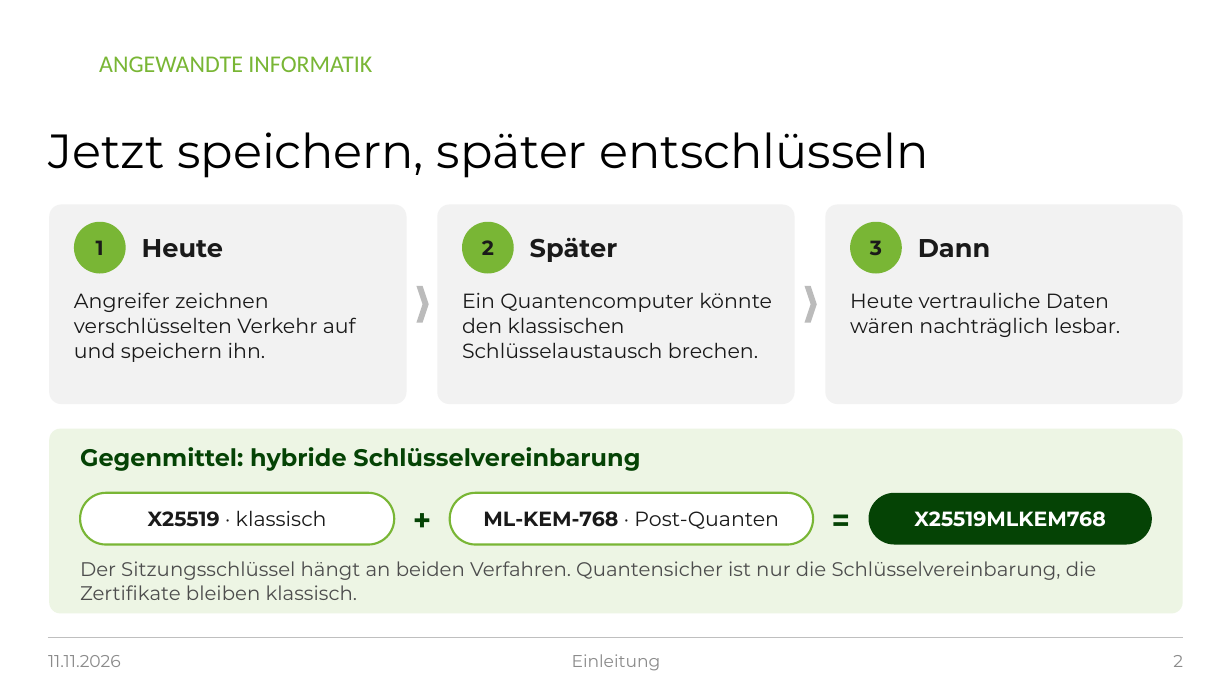
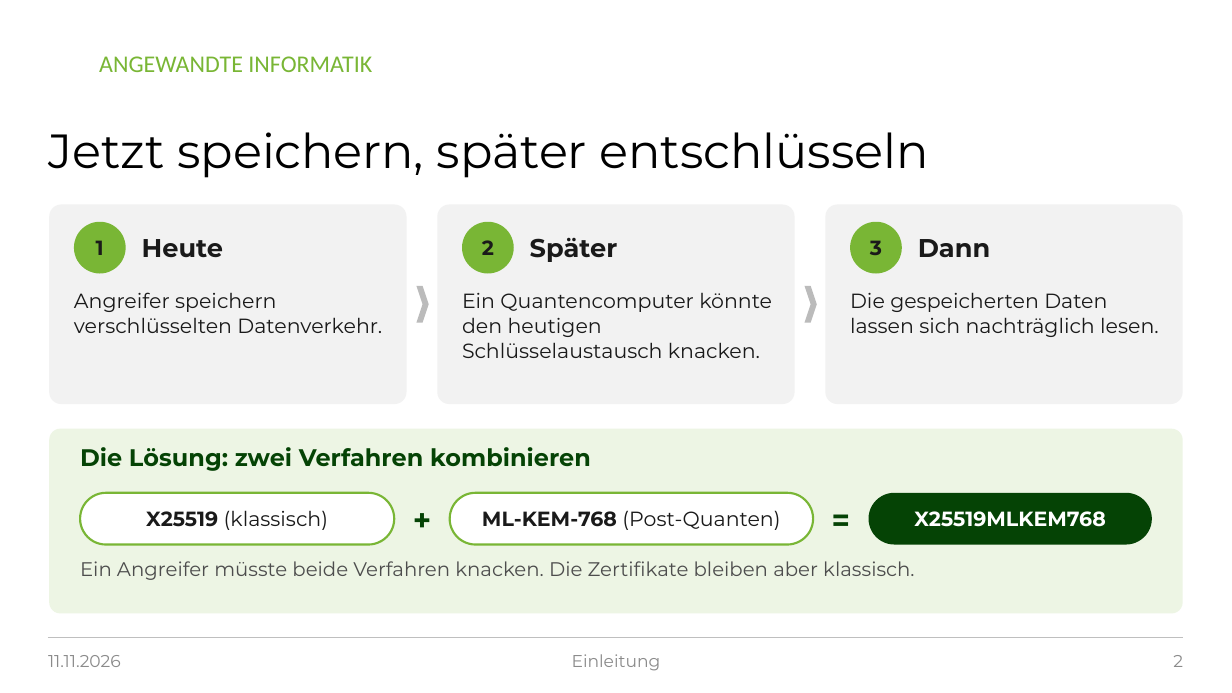
Before and after one commit to raphi98/singer-postquantum-experiment, a slide deck: slide 2 of praesentation/PQ-TLS_Praesentation_2026-11-11.pptx. Drawn at 1232x693 pixels with LibreOffice and Linux fonts; fonts in the diff are those of the drawing; background and template pictures are left out. Boxes give left, top, right and bottom in pixels: in the first picture for what was removed or moved away, otherwise in the second. Text is boxed around its words. In the diff, an @@ line names an element or a change of style, - is before the commit and + after.

```diff
--- a/praesentation/PQ-TLS_Praesentation_2026-11-11.pptx
+++ b/praesentation/PQ-TLS_Praesentation_2026-11-11.pptx
@@ text at (74, 292, 382, 333): text changed @@
-Angreifer zeichnen verschlüsselten Verkehr auf und speichern ihn.
+Angreifer speichern verschlüsselten Datenverkehr.
@@ text at (462, 293, 772, 358): text changed @@
-Ein Quantencomputer könnte den klassischen Schlüsselaustausch brechen.
+Ein Quantencomputer könnte den heutigen Schlüsselaustausch knacken.
@@ text at (850, 292, 1159, 337): text changed @@
-Heute vertrauliche Daten wären nachträglich lesbar.
+Die gespeicherten Daten lassen sich nachträglich lesen.
@@ text at (80, 447, 591, 471): text changed @@
-Gegenmittel: hybride Schlüsselvereinbarung
+Die Lösung: zwei Verfahren kombinieren
@@ text in rounded rectangle at (146, 510, 328, 530): text changed @@
-X25519 · klassisch
+X25519 (klassisch)
@@ text in rounded rectangle at (482, 510, 780, 530): text changed @@
-ML-KEM-768 · Post-Quanten
+ML-KEM-768 (Post-Quanten)
@@ text at (80, 561, 914, 580): text changed @@
-Der Sitzungsschlüssel hängt an beiden Verfahren. Quantensicher ist nur die Schlüsselvereinbarung, die Zertifikate bleiben klassisch.
+Ein Angreifer müsste beide Verfahren knacken. Die Zertifikate bleiben aber klassisch.
```
Also in this commit, not shown: 22 other slides changed, 2 other files.
